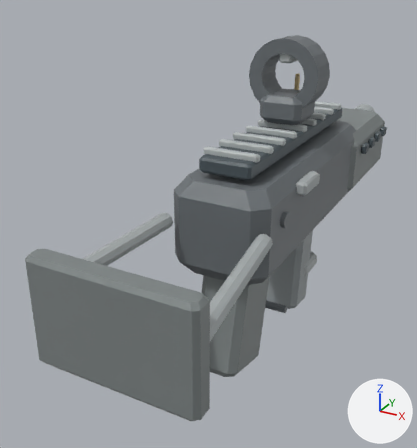
Two versions of the glTF model assets/models/smg.glb, one commit apart.
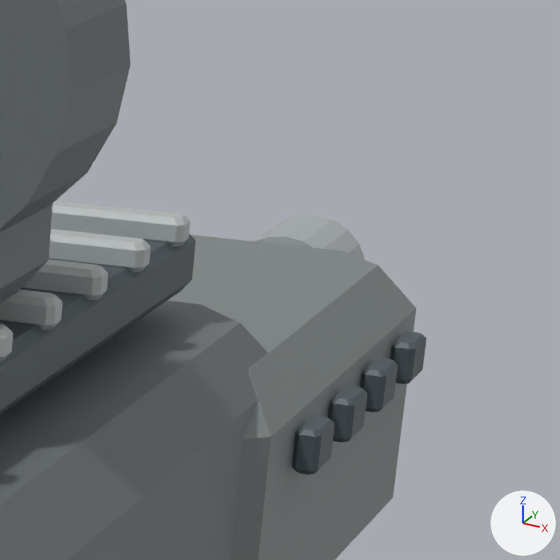
There are two pictures of each version: one whole from a 50 mm lens placed at (0.43, -1.049, 0.424), pointed at (-0.134, -0.023, -0.088), one close up on the part from 73% to 99% of the width and 14% to 38% of the height. The lights are fixed; the arrows at lower right show +X, +Y and +Z. The older version's two pictures come first. Where no turn or scale is listed for an object, it has been applied to the vertices. Vertices at exactly the same position are counted once.

Objects in the first close-up: 'geometry_0'.
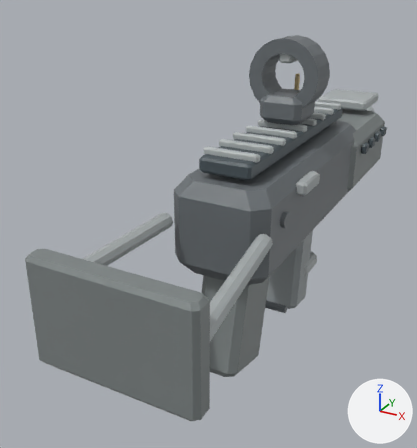
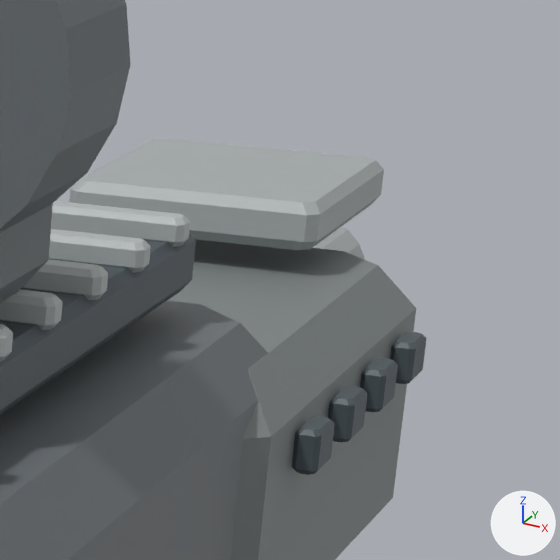
Edits to the bpy script that builds the scene:
```text
Change me_geometry_0:
    used by ob_geometry_0; location = (0.0, 0.0, 0.0)
    remove me_geometry_0.from_pydata(...)  # 1238 vertices, 2336 faces; spans x -0.14..0.14, y -0.549..0.729, z -0.323..0.305
    add me_geometry_0.from_pydata(...)  # 1302 vertices, 2456 faces; spans x -0.14..0.14, y -0.549..0.729, z -0.323..0.305
    me_geometry_0 part 1: a new loose piece of 32 vertices spanning x -0.065..0.065, y 0.46..0.6, z 0.088..0.112, in mat_defaultmaterial
    other edits to the shape of me_geometry_0 do not show in these pictures
```

Boxes [x1, y1, x2, y2] around the edits, measured in the close-ups (560 x 560 px):
part 1 of me_geometry_0, added
    after: [69, 139, 384, 250]
